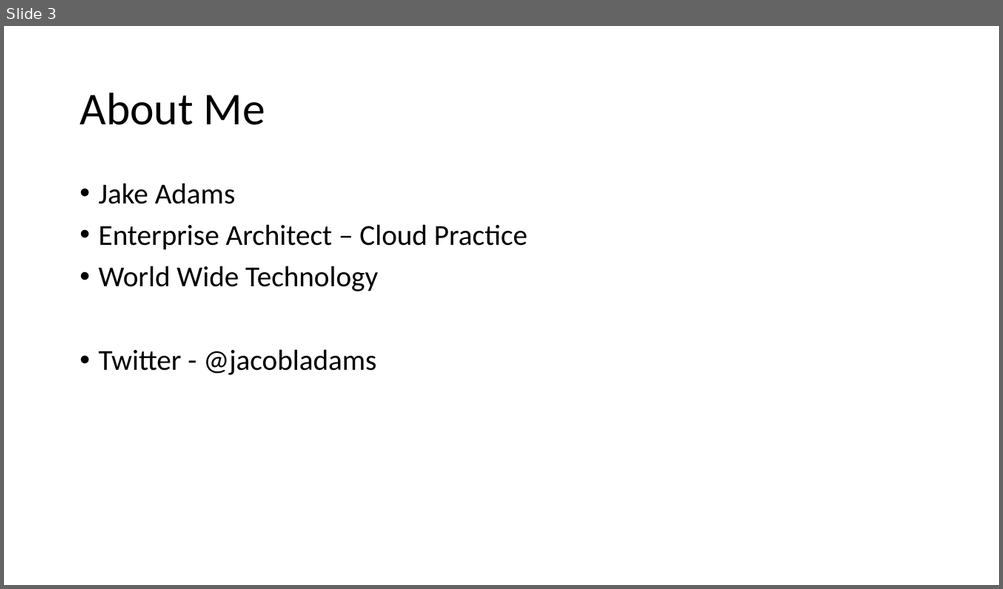
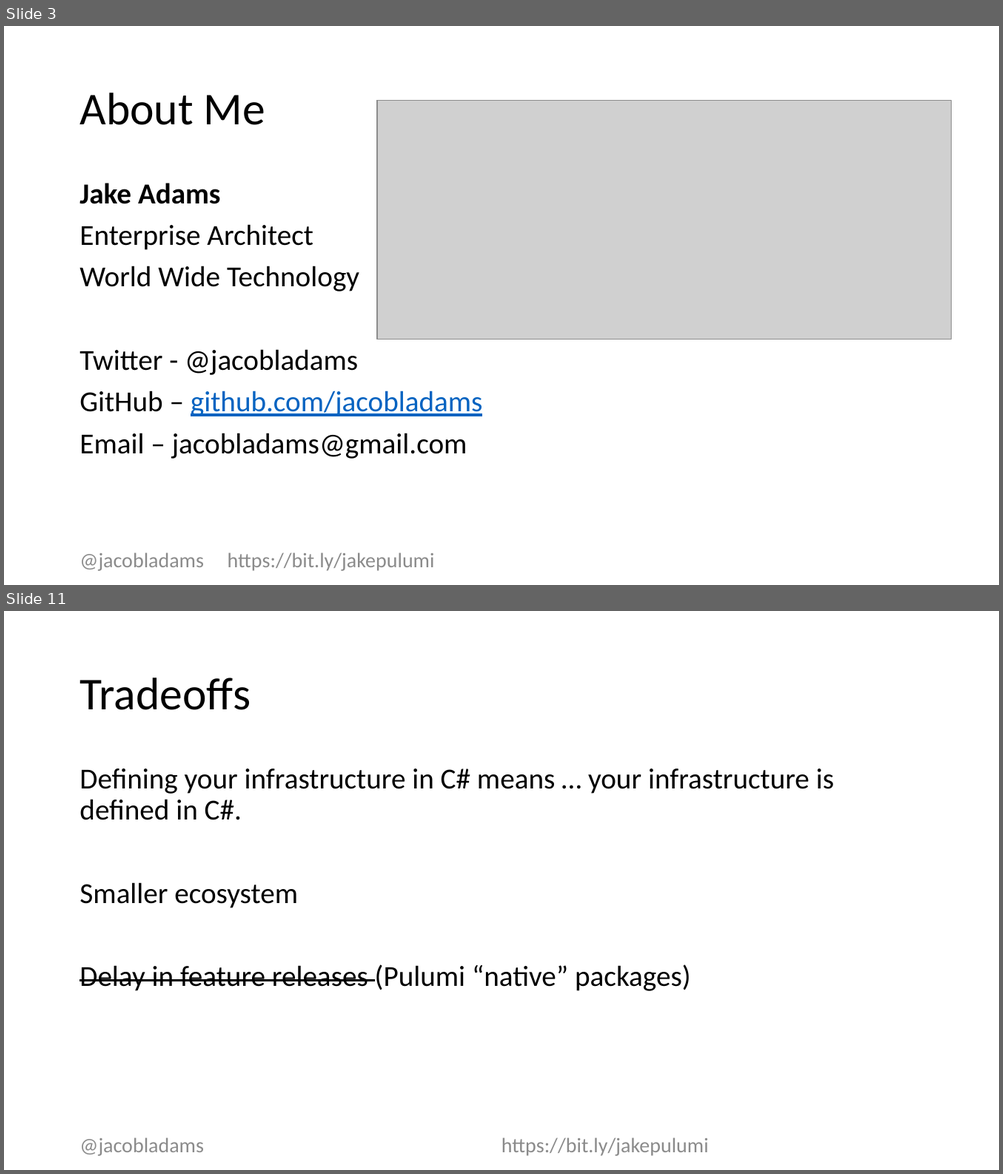
Before and after one commit to jacobladams/creating-cloud-infrastructure-with-c-sharp-and-pulumi, a slide deck: Creating Cloud Infrastructure with C# and Pulumi.pptx. Shown one above the other, each under a label of ours: slide 3 before the commit, slides 3 and 11 after it; the slides between them are not shown. The pictures are 1003x589 and 1003x1174 pixels, drawn with LibreOffice and Linux fonts; fonts in the diff are those of the drawing; grey boxes stand for pictures. Boxes give left, top, right and bottom in pixels: in the first picture for what was removed or moved away, otherwise in the second. Text is boxed around its words. In the diff, an @@ line names an element or a change of style, - is before the commit and + after.

```diff
--- a/Creating Cloud Infrastructure with C# and Pulumi.pptx
+++ b/Creating Cloud Infrastructure with C# and Pulumi.pptx
@@ slide 11 added at <box>4,611,999,1170</box>, background #FFFFFF @@
@@ title added at <box>79,678,250,710</box>, 44 pt, text #000000 @@
+Tradeoffs
@@ text added at <box>79,769,834,991</box>, 28 pt, text #000000 @@
+Defining your infrastructure in C# means … your infrastructure is defined in C#.
+Smaller ecosystem
+Delay in feature releases (Pulumi “native” packages)
@@ text added at <box>79,1138,708,1156</box>, 20 pt, text #8C8C8C @@
+@jacobladams https://bit.ly/jakepulumi
@@ slide 3 changed as well @@
@@ picture added at <box>377,101,933,332</box> @@
@@ picture added at <box>377,101,950,339</box> @@
@@ text at <box>79,183,359,375</box>: bold on in "Jake Adams"; bullet • to none @@
@@ text at <box>79,224,313,250</box>: text changed @@
-• Enterprise Architect – Cloud Practice
+Enterprise Architect
@@ text at <box>79,391,483,459</box>: paragraphs added @@
+GitHub – github.com/jacobladams
+Email – jacobladams@gmail.com
@@ text added at <box>79,553,435,571</box>, 20 pt, text #8C8C8C @@
+@jacobladams https://bit.ly/jakepulumi
```
Also in this commit, not shown: 2 other slides changed, 9 other slides added, 2 slides removed, 35 other files.
